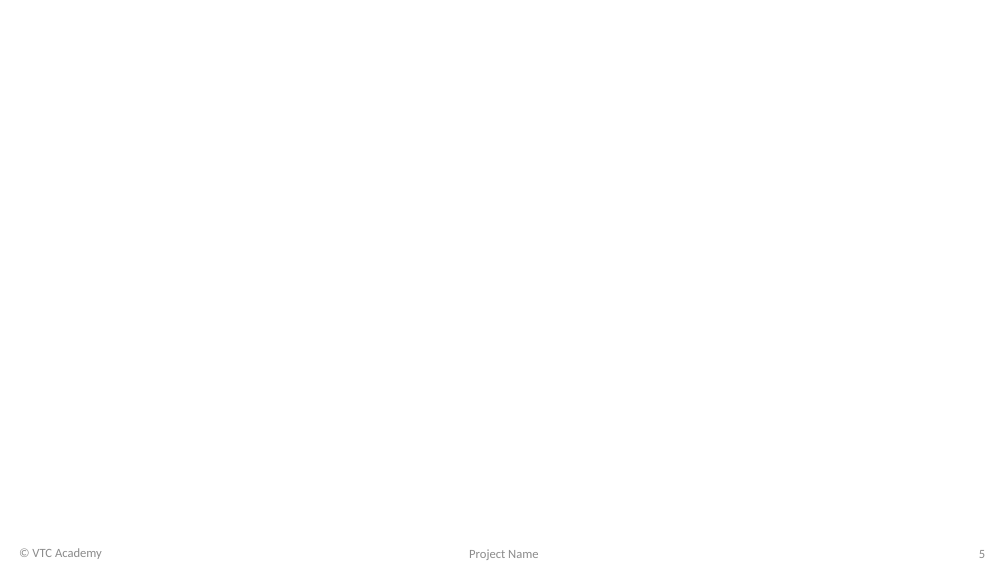
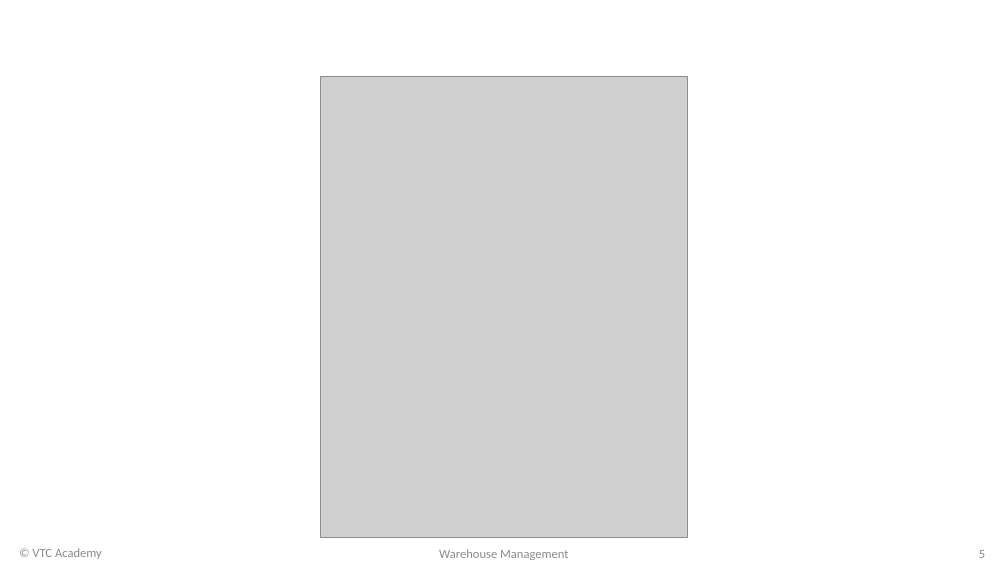
Before and after one commit to MinhMeo412/quan_ly_kho_hang, a slide deck: slide 5 of docs/ProjectReport/ProjectSlide.pptx. Drawn at 1008x567 pixels with LibreOffice and Linux fonts; fonts in the diff are those of the drawing; grey boxes stand for pictures; background and template pictures are left out. Boxes give left, top, right and bottom in pixels: in the first picture for what was removed or moved away, otherwise in the second. Text is boxed around its words. In the diff, an @@ line names an element or a change of style, - is before the commit and + after.

Commit message:
Update

```diff
--- a/docs/ProjectReport/ProjectSlide.pptx
+++ b/docs/ProjectReport/ProjectSlide.pptx
@@ picture added at [321, 76, 687, 538] @@
@@ text at [439, 549, 568, 560]: text changed @@
-Project Name
+Warehouse Management
```
Also in this commit, not shown: 6 other slides changed, 1 slide removed.
